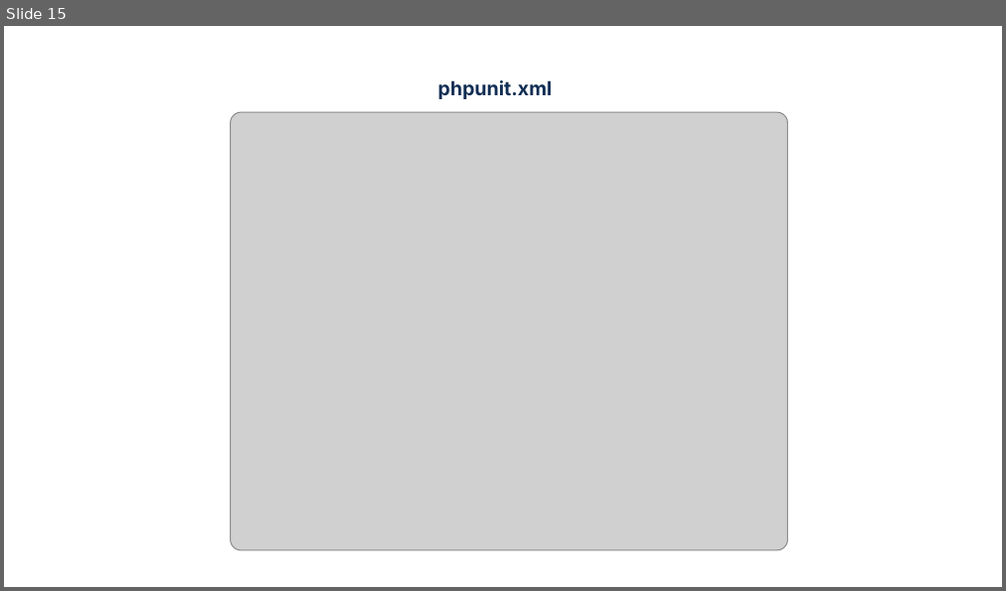
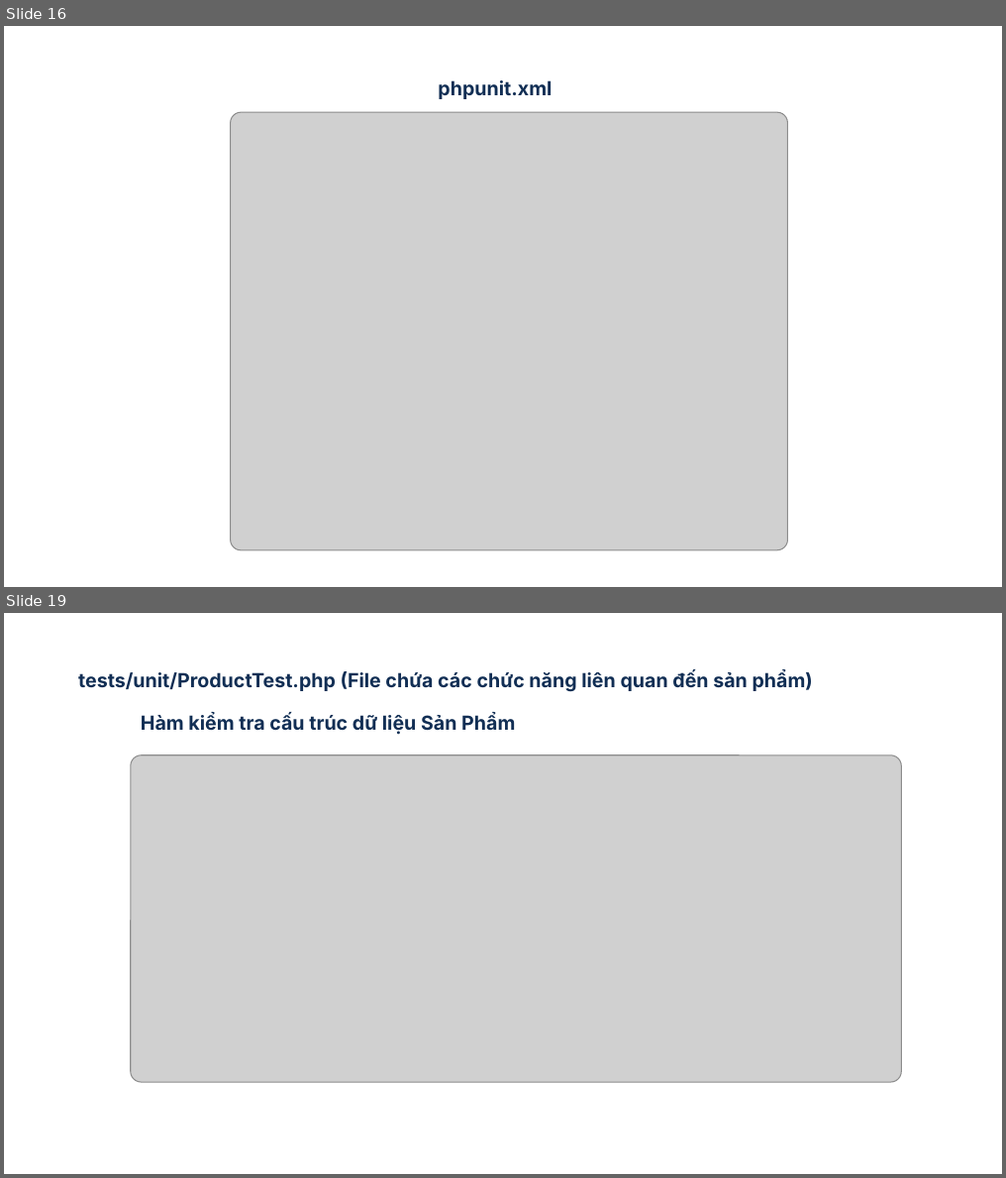
Before and after one commit to DangPhuongTay/KTMP, a slide deck: PPUnitTestNhom4.pptx. Shown one above the other, each under a label of ours: slide 15 before the commit, slides 16 and 19 after it; the slides between them are not shown. The pictures are 1006x591 and 1006x1178 pixels, drawn with LibreOffice and Linux fonts; fonts in the diff are those of the drawing; grey boxes stand for pictures. Boxes give left, top, right and bottom in pixels: in the first picture for what was removed or moved away, otherwise in the second. Text is boxed around its words. In the diff, an @@ line names an element or a change of style, - is before the commit and + after.

```diff
--- a/PPUnitTestNhom4.pptx
+++ b/PPUnitTestNhom4.pptx
@@ slide 19 added at [4, 613, 1002, 1174], background #FFFFFF @@
@@ text added at [78, 670, 813, 692], 14 pt, text #112E54, bold @@
+tests/unit/ProductTest.php (File chứa các chức năng liên quan đến sản phẩm)
@@ text added at [141, 714, 515, 735], 14 pt, text #112E54, bold @@
+Hàm kiểm tra cấu trúc dữ liệu Sản Phẩm
@@ picture added at [131, 756, 901, 1083] @@
@@ what was slide 15 is now slide 16 @@
```
Also in this commit, not shown: 2 slides changed, 2 other slides added, 2 slides removed.
